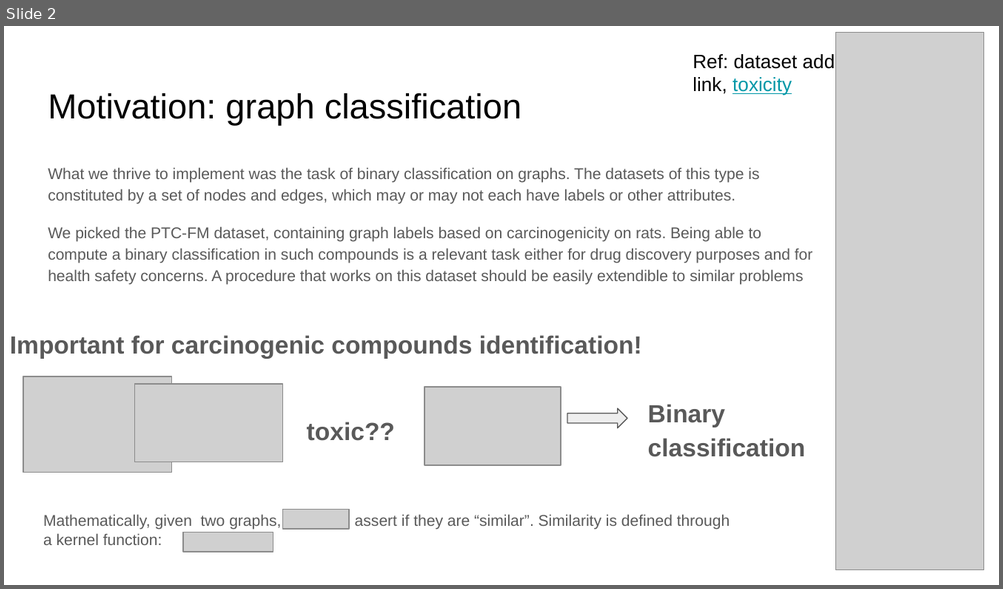
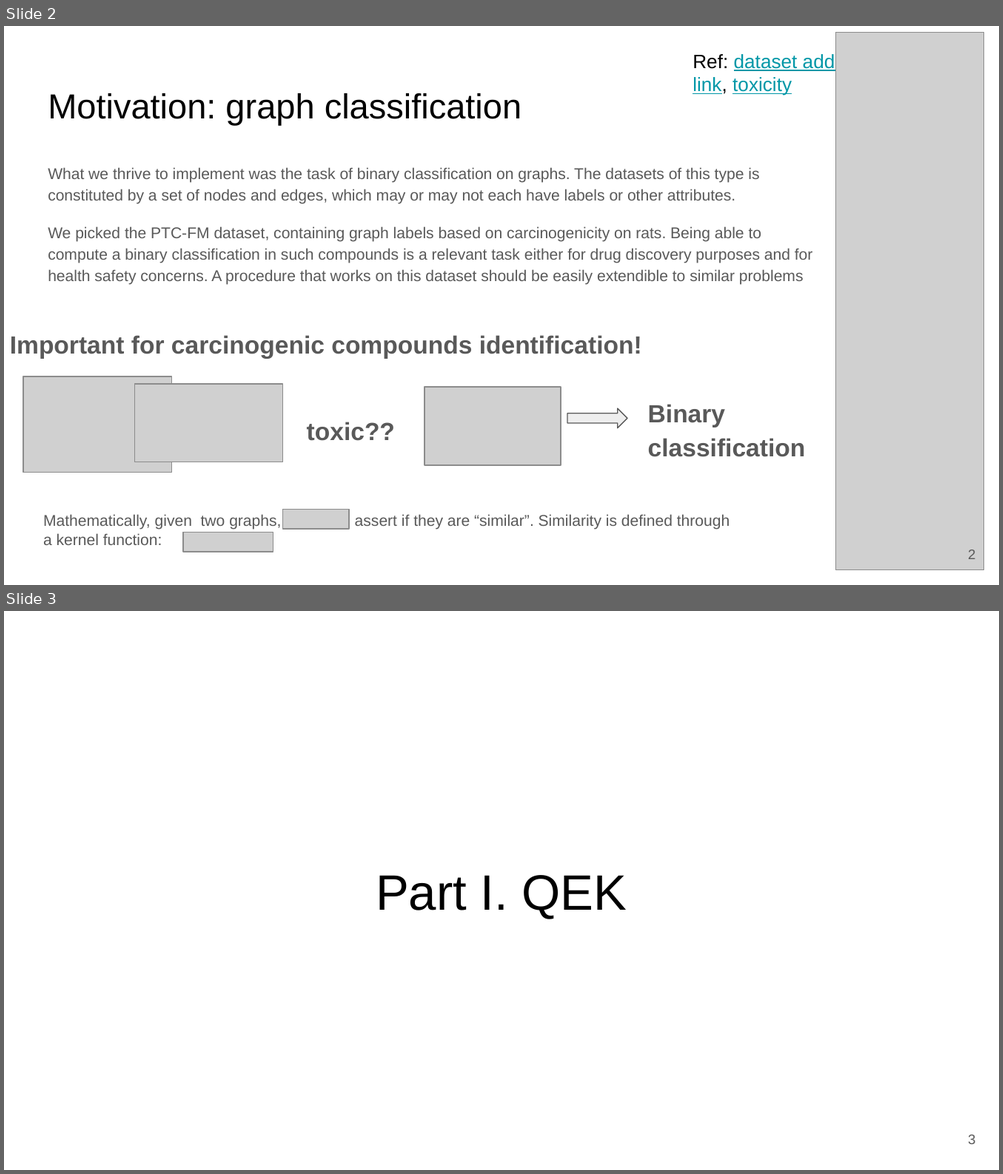
Before and after one commit to teng10/qhack23_rydberg_graph, a slide deck: Qhack_presentation.pptx. Shown one above the other, each under a label of ours: slide 2 before the commit, slides 2 and 3 after it. The pictures are 1003x589 and 1003x1174 pixels, drawn with LibreOffice and Linux fonts; fonts in the diff are those of the drawing; grey boxes stand for pictures. Boxes give left, top, right and bottom in pixels: in the first picture for what was removed or moved away, otherwise in the second. Text is boxed around its words. In the diff, an @@ line names an element or a change of style, - is before the commit and + after.

```diff
--- a/Qhack_presentation.pptx
+++ b/Qhack_presentation.pptx
@@ slide 3 added at (4, 611, 999, 1170), background #FFFFFF @@
@@ title added at (375, 875, 627, 920), 36 pt, text #000000 @@
+Part I. QEK
@@ page number added at (967, 1135, 975, 1145), 10 pt, text #595959 @@
+3
@@ slide 2 changed as well @@
@@ text "Ref: dataset add link, toxicity" at (692, 54, 835, 96): text colour #000000 to #0097A7, underline on in "dataset add link," @@
@@ page number added at (967, 550, 975, 560), 10 pt, text #595959 @@
+2
```
Also in this commit, not shown: 14 other slides changed, 2 other slides added, 4 other files.
